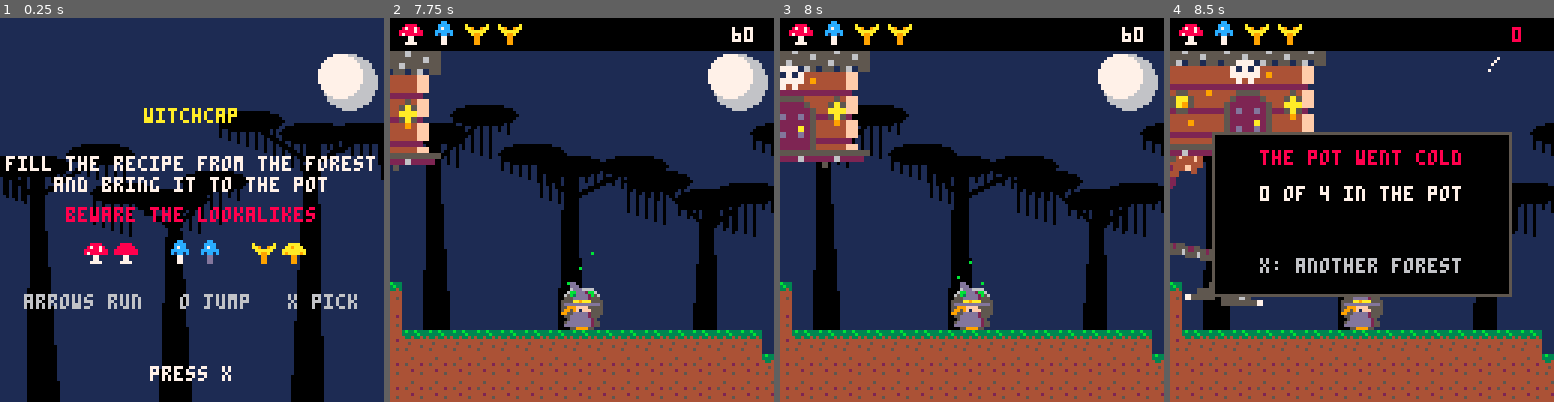
Above: before the commit, frames 1-4 (left to right).
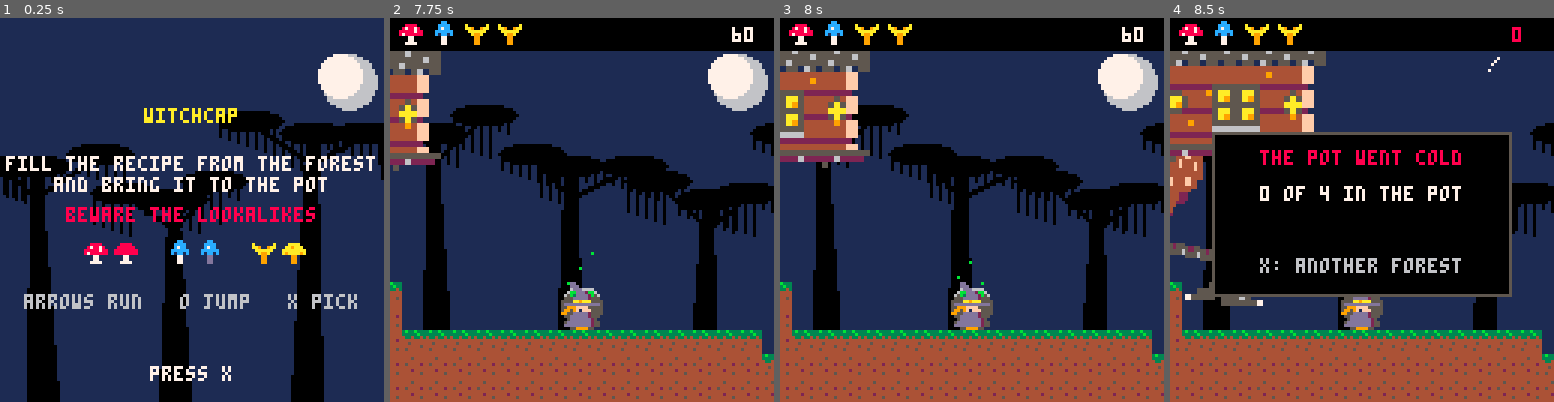
Above: after the commit, the same moments.

Repository: drachis/carts
Game: PICO-8 cartridge proj/witchcap/tests/test_boot.p8
The game is run twice, just before and just after one commit, with the same random seed, the same clock (stepped at 60 frames per second) and the same inputs.
Inputs:
- Up to frame 1 (0.25 s): no input
- Up to frame 2 (7.75 s): tap X (X key) at 0.33, 1.07, 1.85, 2.97, 4.08, 5.2, 6.32, 7.43 s; tap O (Z key) at 0.7, 1.7, 2.1, 2.5, 2.9, 3.3, 3.7, 4.1, 4.5, 4.9, 5.3, 5.7, 6.1, 6.5, 6.9, 7.3, 7.7 s; hold Right 1.6-2.1 s; hold Up 2.15-2.42 s; hold Right 2.47-3.03 s; hold Left 3.08-3.58 s; hold Down 3.63-3.97 s; hold Right 4.02-4.68 s; hold Up 4.73-5.03 s; hold Left 5.08-5.68 s; hold Down 5.73-6.03 s; hold Right 6.08-6.58 s; hold Right 6.63-7.13 s; hold Up 7.18-7.45 s; hold Right from 7.5 s (still down)
- Up to frame 3 (8 s): keep holding Right
- Up to frame 4 (8.5 s): release Right at 8.07 s; tap O (Z key) at 8.1 s; hold Left from 8.12 s (still down)

Frames 1-2 are identical in both runs. In frame 3, 1.5% of the frame differs, in the area x 0-10%, y 12-35%; in frame 4, 3.0%, in the area x 0-27%, y 10-52%.

Commit message:
witchcap: thicker thighs on the hut, and its turn brings the door forward: the face-on view is its front, door and skull, and the long side has windows (2327 tokens)
Co-Authored-By: Claude Opus 5.5 <noreply@anthropic.com>

Diff:
--- a/proj/witchcap/data.lua
+++ b/proj/witchcap/data.lua
@@ -27,4 +27,5 @@
 hut_stride=64
 hut_step_frames=16
 hut_bone=32
+hut_thigh=13
 ]],nil,_ENV)
--- a/proj/witchcap/hut.lua
+++ b/proj/witchcap/hut.lua
@@ -11,8 +11,8 @@
 --
 -- hut.facing is 1 or -1, the way it last walked. hut.turn follows it from
 -- one to the other in two thirds of a second. the hut is drawn side on
--- while turn is past 0.4 either way, and in between it shows its end
--- wall, face on, with its hips apart. the knees bend by as
+-- while turn is past 0.4 either way, and in between it shows its front,
+-- door forward, with its hips apart. the knees bend by as
 -- much as turn, so they swing through straight as it comes round.
 --
 -- a leg is a thigh and a shank, each `hut_bone` pixels long, meeting at a
@@ -68,12 +68,13 @@
 -- are moved to whole pixels and the lines are a whole pixel apart, along
 -- x for an upright limb and along y for a level one, so every line
 -- covers the same pixels of the picture and nothing shimmers as it moves.
-function draw_limb(column,x0,y0,x1,y1)
+function draw_limb(column,thickness,x0,y0,x1,y1)
  x0,y0,x1,y1=flr(x0),flr(y0),flr(x1),flr(y1)
  local dx,dy=x1-x0,y1-y0
  local long=max(abs(dx),abs(dy))
- -- a slanted limb is cut on the slant, so it takes more lines to be as thick
- local half=flr(8*sqrt(dx*dx+dy*dy)/long)
+ -- `thickness` is half the limb's width in pixels. a slanted limb is cut
+ -- on the slant, so it takes more lines to be as thick
+ local half=flr(thickness*sqrt(dx*dx+dy*dy)/long)
  local upright=abs(dy)>=abs(dx)
  for across=-half,half-1 do
   local shift_x,shift_y=upright and across or 0,upright and 0 or across
@@ -101,8 +102,8 @@
   local half=min(distance/2,hut_bone)
   local bend=sqrt(hut_bone*hut_bone-half*half)*turn
   local knee_x,knee_y=hip_x+dx/2-dy/distance*bend,hip_y+dy/2+dx/distance*bend
-  draw_limb(0,hip_x,hip_y,knee_x,knee_y)
-  draw_limb(1,knee_x,knee_y,foot_x,ankle_y)
+  draw_limb(0,hut_thigh,hip_x,hip_y,knee_x,knee_y)
+  draw_limb(1,8,knee_x,knee_y,foot_x,ankle_y)
   -- the foot sprite's ankle is 13 pixels in from its heel
   sspr(96,64,16,8,foot_x-(flipped and 19 or 13),ankle_y,32,16,flipped)
  end
Not shown, changed: 18 lines of the sprite sheet (__gfx__) section of proj/witchcap/tests/test_boot.p8
Not shown, changed: 18 lines of the sprite sheet (__gfx__) section of proj/witchcap/tests/test_forest.p8
Not shown, changed: 18 lines of the sprite sheet (__gfx__) section of proj/witchcap/tests/test_witch.p8
Not shown, changed: 18 lines of the sprite sheet (__gfx__) section of proj/witchcap/witchcap.p8
Not shown, changed: proj/witchcap/gen_cart.py
